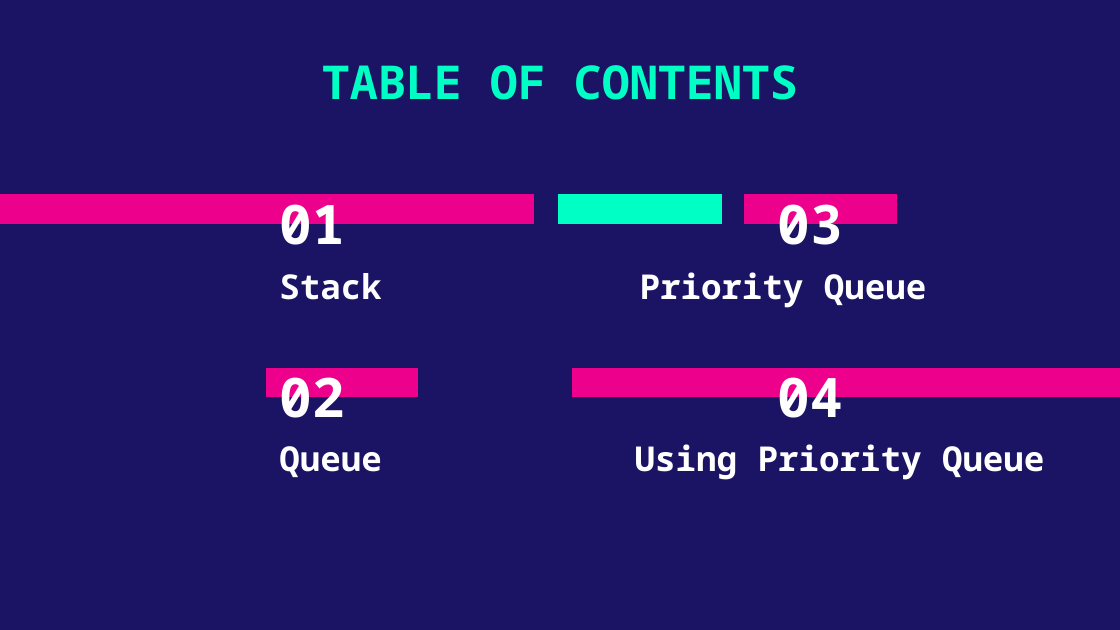
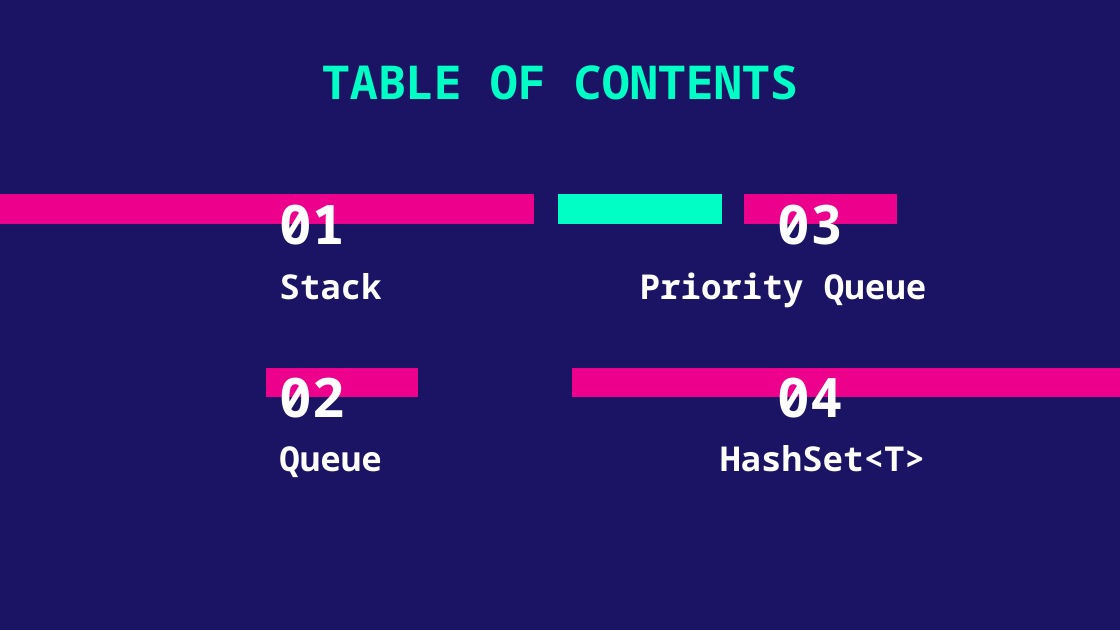
Before and after one commit to artifix3/PriorityQueue, a slide deck: slide 2 of Presentation Files/Priority Queue .pptx. Drawn at 1120x630 pixels with LibreOffice and Linux fonts; fonts in the diff are those of the drawing. Boxes give left, top, right and bottom in pixels: in the first picture for what was removed or moved away, otherwise in the second. Text is boxed around its words. In the diff, an @@ line names an element or a change of style, - is before the commit and + after.

Commit message:
adding presentation

```diff
--- a/Presentation Files/Priority Queue .pptx
+++ b/Presentation Files/Priority Queue .pptx
@@ subtitle at (720,445,925,472): text changed @@
-Using Priority Queue
+HashSet<T>
```
Also in this commit, not shown: 5 slides added, 1 other file.
